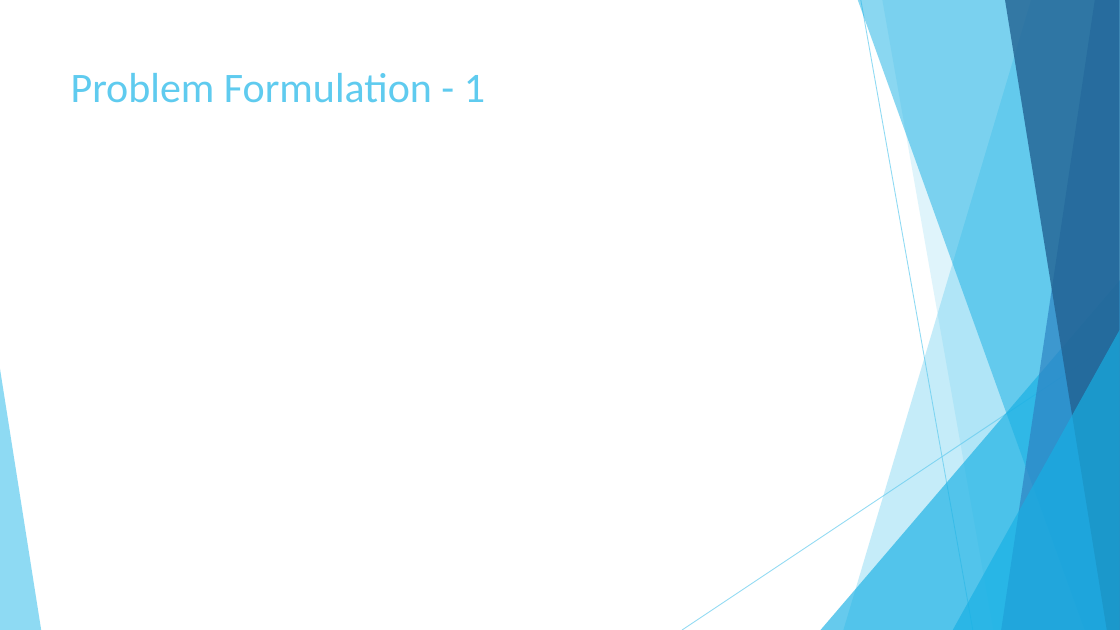
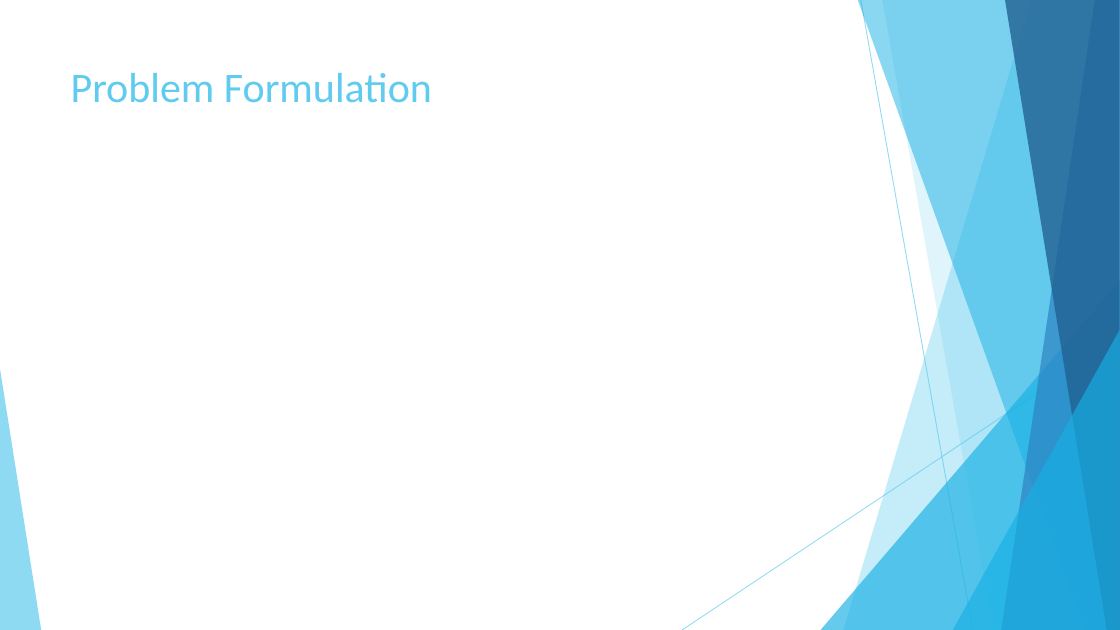
Before and after one commit to AbdullahAlZoabi/Drug-Target-Interaction-Prediction, a slide deck: slide 7 of Drug-Target Interaction Prediction.pptx. Drawn at 1120x630 pixels with LibreOffice and Linux fonts; fonts in the diff are those of the drawing; grey boxes stand for pictures. Boxes give left, top, right and bottom in pixels: in the first picture for what was removed or moved away, otherwise in the second. Text is boxed around its words. In the diff, an @@ line names an element or a change of style, - is before the commit and + after.

```diff
--- a/Drug-Target Interaction Prediction.pptx
+++ b/Drug-Target Interaction Prediction.pptx
@@ title at [71,73,432,103]: text changed @@
-Problem Formulation - 1
+Problem Formulation
```
Also in this commit, not shown: 9 other slides changed, 6 slides added, 5 other files.
